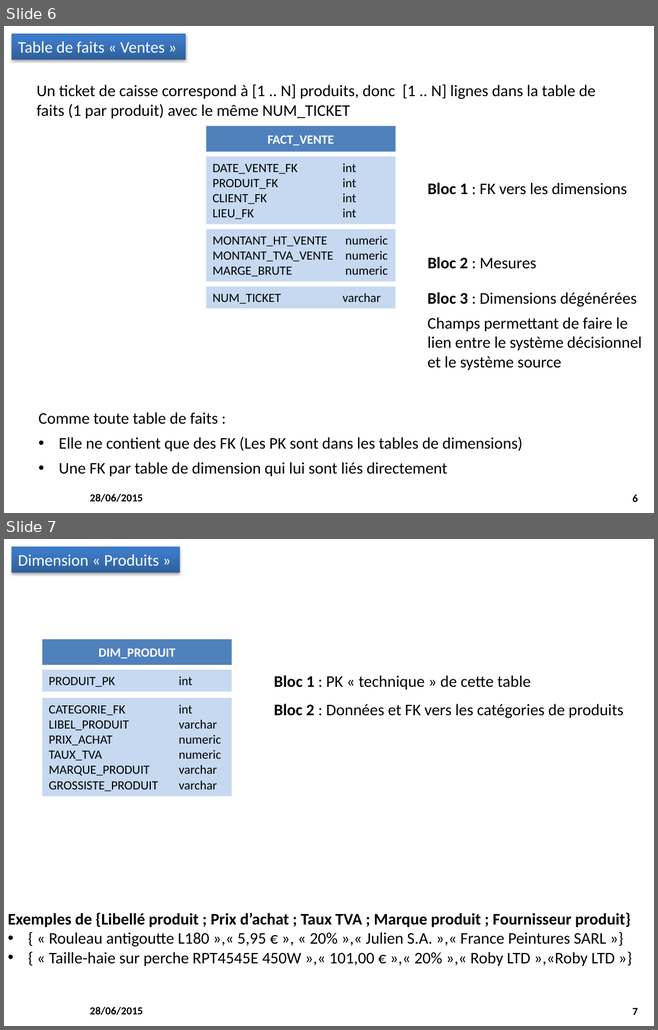
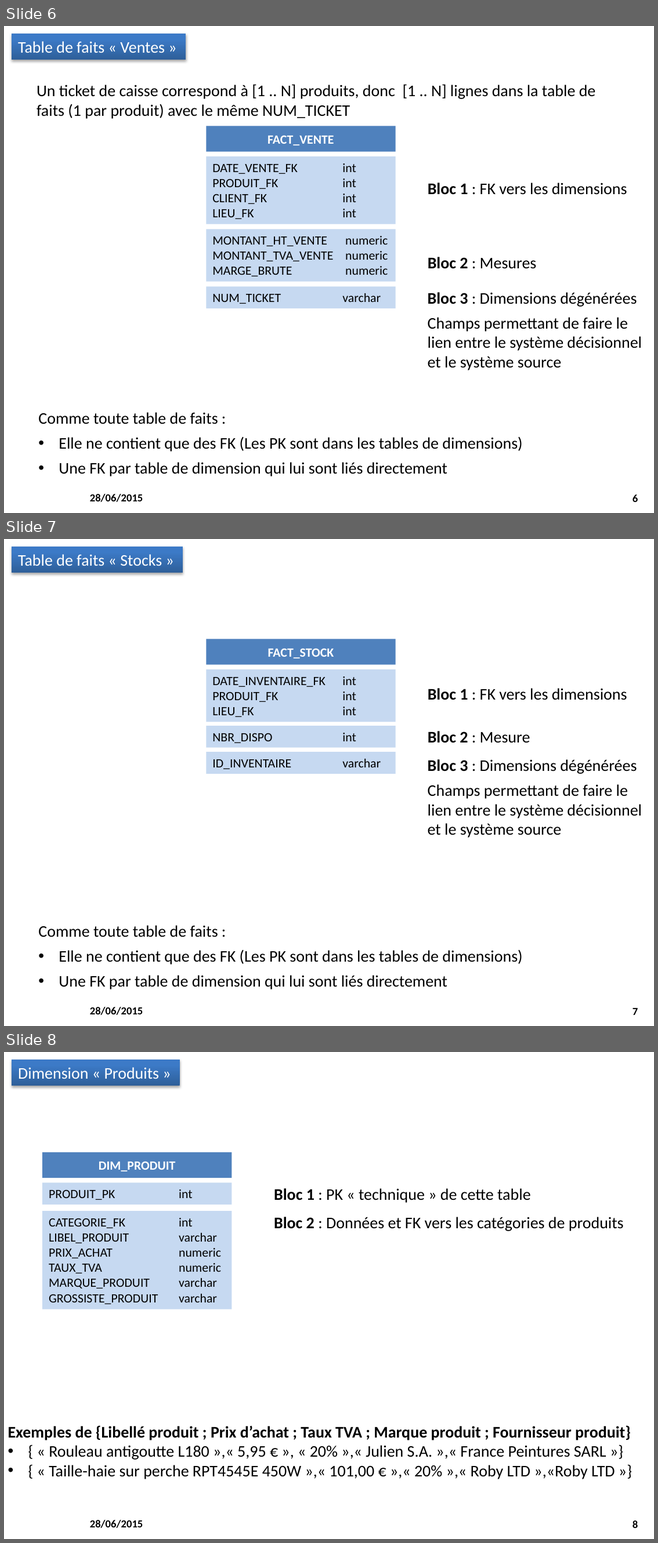
Before and after one commit to M2SIID-ODE/Projet_ODE, a slide deck: Documentation/3 - Documentation technique/Modelisation_EntrepotDeDonnées.pptx. Shown one above the other, each under a label of ours: slides 6 and 7 before the commit, slides 6, 7 and 8 after it. The pictures are 658x1030 and 658x1543 pixels, drawn with LibreOffice and Linux fonts; fonts in the diff are those of the drawing; background and template pictures are left out. Boxes give left, top, right and bottom in pixels: in the first picture for what was removed or moved away, otherwise in the second. Text is boxed around its words. In the diff, an @@ line names an element or a change of style, - is before the commit and + after.

Commit message:
Documentation
> Modification du document "Modelisation_Entrepot" suite à la remarque
de Thomas sur une nouvelle table de faits "Stock"

```diff
--- a/Documentation/3 - Documentation technique/Modelisation_EntrepotDeDonnées.pptx
+++ b/Documentation/3 - Documentation technique/Modelisation_EntrepotDeDonnées.pptx
@@ slide 7 added at (4, 539, 654, 1026), background #FFFFFF; not listed: 2 template elements that a slide beside it also shows @@
@@ rectangle added at (12, 547, 183, 573), fill gradient #2F5F99 to #3D7CC7 to #3A7CCB, 18 pt, text #FFFFFF @@
+Table de faits « Stocks »
@@ snip same rect added at (206, 639, 395, 664), fill #4F81BD, 14 pt, text #FFFFFF, bold @@
+FACT_STOCK
@@ rectangle added at (206, 669, 395, 722), fill #C6D9F1, 14 pt, text #000000 @@
+DATE_INVENTAIRE_FK int
+PRODUIT_FK int
+LIEU_FK int
@@ text added at (427, 688, 627, 700), 18 pt, text #000000 @@
+Bloc 1 : FK vers les dimensions
@@ rectangle added at (206, 726, 395, 748), fill #C6D9F1, 14 pt, text #000000 @@
+NBR_DISPO int
@@ text added at (427, 731, 530, 743), 18 pt, text #000000 @@
+Bloc 2 : Mesure
@@ rectangle added at (206, 752, 395, 774), fill #C6D9F1, 14 pt, text #000000 @@
+ID_INVENTAIRE varchar
@@ text added at (427, 759, 641, 838), 18 pt, text #000000 @@
+Bloc 3 : Dimensions dégénérées
+Champs permettant de faire le lien entre le système décisionnel et le système source
@@ text added at (38, 925, 522, 990), 18 pt, text #000000 @@
+Comme toute table de faits :
+• Elle ne contient que des FK (Les PK sont dans les tables de dimensions)
+• Une FK par table de dimension qui lui sont liés directement
@@ what was slide 7 is now slide 8 @@
@@ page number at (632, 1521, 637, 1528): text changed @@
-7
+8
```
Also in this commit, not shown: 1 slide changed.
